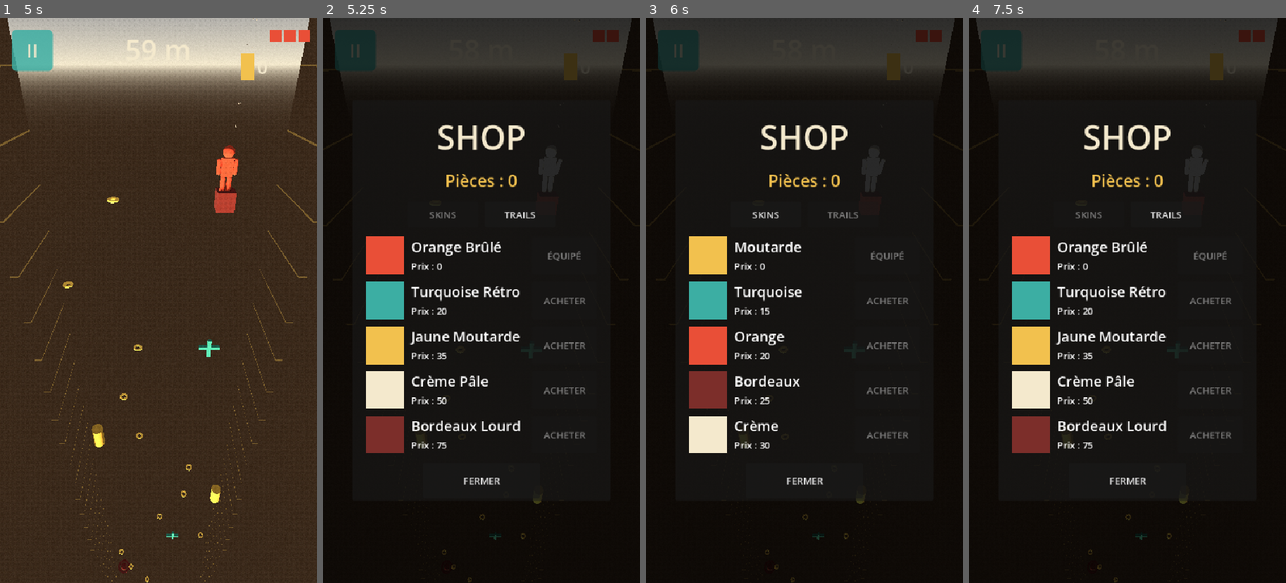
Above: before the commit, frames 1-4 (left to right).
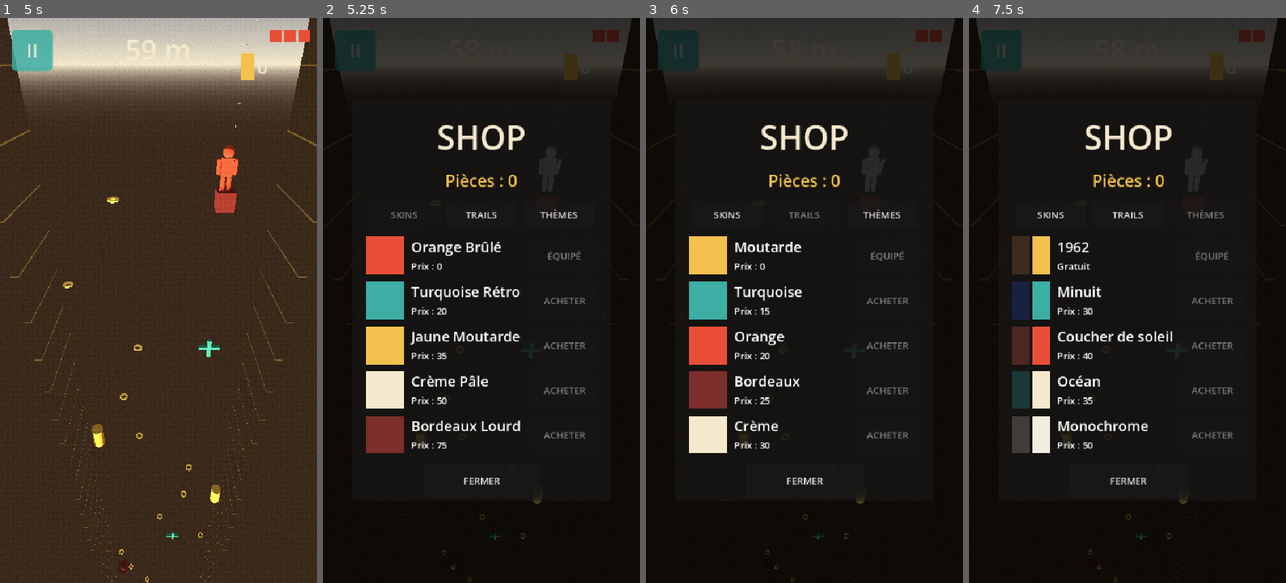
Above: after the commit, the same moments.

Repository: quvntvn/Hyperdive
Game: Godot game, scene res://scenes/game/main_game.tscn
Same seed, same stepped clock (60 frames per second), same inputs: the game is played once before the commit and once after it. This scene is started directly instead of the project's main scene.
Inputs (mouse positions are in pixels of both pictures, inside the frame that each line leads up to):
- Up to frame 1 (5 s): click "II" at 0.5 s; click "REPRENDRE" at 1.25 s; tap Enter at 2 s; move the mouse to (142, 413) at 2.02 s; hold D (move_right) 2.03-2.75 s; tap 1 at 2.1 s; click (142, 413) at 2.17 s; drag from (253, 385) to (142, 413) at 2.77 s; move the mouse to (63, 215) at 3.52 s; hold A (move_left) 3.53-4.25 s; tap 3 at 3.6 s; drag from (174, 300) to (63, 215) at 4.27 s
- Up to frame 2 (5.25 s): move the mouse to (433, 159) at 5.02 s; hold S from 5.03 s (still down); tap 2 at 5.1 s
- Up to frame 3 (6 s): release S at 5.75 s; click "TRAILS" at 5.75 s
- Up to frame 4 (7.5 s): click "SKINS" at 6.5 s; click (1203, 215) at 7.25 s, where only the run after the commit has a clickable "THÈMES"

Frame 1 is identical in both runs. In frame 2, 0.3% of the frame differs, in the area x 21-81%, y 33-36%; in frame 3, 0.4%; in frame 4, 6.7%, in the area x 13-84%, y 18-83%.

Commit message:
feat(shop): 3e onglet THÈMES dans le sélecteur de catégorie
Ajoute ThemesCatBtn dans shop_screen.tscn et gère la catégorie
"themes" dans shop_screen.gd avec _refresh_themes() : aperçu 2
pastilles (wall_color + line_color), nom, prix/Gratuit, boutons
Acheter/Équiper/Équipé. Signaux owned_themes_changed et
equipped_theme_changed connectés au refresh.

Co-Authored-By: Claude Sonnet 4.6 <noreply@anthropic.com>

Diff:
--- a/hyperdive/scenes/ui/shop_screen.tscn
+++ b/hyperdive/scenes/ui/shop_screen.tscn
@@ -59,6 +59,10 @@
 custom_minimum_size = Vector2(120.0, 44.0)
 text = "TRAILS"
 
+[node name="ThemesCatBtn" type="Button" parent="ShopPanel/Layout/CategoryButtons"]
+custom_minimum_size = Vector2(120.0, 44.0)
+text = "THÈMES"
+
 [node name="ItemList" type="VBoxContainer" parent="ShopPanel/Layout"]
 size_flags_vertical = 3
 theme_override_constants/separation = 12
--- a/hyperdive/scripts/ui/shop_screen.gd
+++ b/hyperdive/scripts/ui/shop_screen.gd
@@ -5,6 +5,7 @@
 var _item_list: VBoxContainer
 var _skins_btn: Button
 var _trails_btn: Button
+var _themes_btn: Button
 var _was_paused_before_open: bool = false
 var _current_category: String = "skins"
 
@@ -14,14 +15,18 @@
 	_item_list = $ShopPanel/Layout/ItemList
 	_skins_btn = $ShopPanel/Layout/CategoryButtons/SkinsCatBtn
 	_trails_btn = $ShopPanel/Layout/CategoryButtons/TrailsCatBtn
+	_themes_btn = $ShopPanel/Layout/CategoryButtons/ThemesCatBtn
 	Settings.coin_collected.connect(func(_n: int) -> void: refresh())
 	Settings.owned_skins_changed.connect(refresh)
 	Settings.equipped_skin_changed.connect(func(_id: String) -> void: refresh())
 	Settings.owned_trails_changed.connect(refresh)
 	Settings.equipped_trail_changed.connect(func(_id: String) -> void: refresh())
+	Settings.owned_themes_changed.connect(refresh)
+	Settings.equipped_theme_changed.connect(func(_id: String) -> void: refresh())
 	$ShopPanel/Layout/CloseButton.pressed.connect(_on_close_pressed)
 	_skins_btn.pressed.connect(_on_skins_pressed)
 	_trails_btn.pressed.connect(_on_trails_pressed)
+	_themes_btn.pressed.connect(_on_themes_pressed)
 	refresh()
 
 func _on_skins_pressed() -> void:
@@ -32,19 +37,27 @@
 func _on_trails_pressed() -> void:
 	Audio.play_ui_click()
 	_current_category = "trails"
+	refresh()
+
+func _on_themes_pressed() -> void:
+	Audio.play_ui_click()
+	_current_category = "themes"
 	refresh()
 
 func refresh() -> void:
 	_coins_label.text = "Pièces : " + str(Settings.coins_total)
 	_skins_btn.disabled = _current_category == "skins"
 	_trails_btn.disabled = _current_category == "trails"
+	_themes_btn.disabled = _current_category == "themes"
 	for child in _item_list.get_children():
 		_item_list.remove_child(child)
 		child.queue_free()
 	if _current_category == "skins":
 		_refresh_skins()
+	elif _current_category == "trails":
+		_refresh_trails()
 	else:
-		_refresh_trails()
+		_refresh_themes()
 
 func _refresh_skins() -> void:
 	for skin in Catalog.SKINS:
@@ -128,6 +141,54 @@
 		row.add_child(btn)
 		_item_list.add_child(row)
 
+func _refresh_themes() -> void:
+	for theme in Catalog.THEMES:
+		var theme_id: String = theme["id"]
+		var price: int = theme["price"]
+		var row := HBoxContainer.new()
+		row.add_theme_constant_override("separation", 12)
+		var preview_box := HBoxContainer.new()
+		preview_box.add_theme_constant_override("separation", 4)
+		var swatch_wall := ColorRect.new()
+		swatch_wall.custom_minimum_size = Vector2(30.0, 64.0)
+		swatch_wall.color = theme["wall_color"]
+		var swatch_line := ColorRect.new()
+		swatch_line.custom_minimum_size = Vector2(30.0, 64.0)
+		swatch_line.color = theme["line_color"]
+		preview_box.add_child(swatch_wall)
+		preview_box.add_child(swatch_line)
+		row.add_child(preview_box)
+		var info := VBoxContainer.new()
+		info.size_flags_horizontal = Control.SIZE_EXPAND_FILL
+		var name_label := Label.new()
+		name_label.text = theme["name"]
+		name_label.add_theme_font_size_override("font_size", 24)
+		var price_label := Label.new()
+		price_label.text = "Prix : " + str(price) if price > 0 else "Gratuit"
+		info.add_child(name_label)
+		info.add_child(price_label)
+		row.add_child(info)
+		var btn := Button.new()
+		btn.custom_minimum_size = Vector2(110.0, 48.0)
+		if theme_id == Settings.equipped_theme:
+			btn.text = "ÉQUIPÉ"
+			btn.disabled = true
+		elif theme_id in Settings.owned_themes:
+			btn.text = "ÉQUIPER"
+			btn.pressed.connect(func() -> void:
+				Audio.play_ui_click()
+				Settings.equip_theme(theme_id))
+		elif Settings.coins_total >= price:
+			btn.text = "ACHETER"
+			btn.pressed.connect(func() -> void:
+				Audio.play_ui_click()
+				Settings.buy_theme(theme_id))
+		else:
+			btn.text = "ACHETER"
+			btn.disabled = true
+		row.add_child(btn)
+		_item_list.add_child(row)
+
 func open() -> void:
 	_was_paused_before_open = get_tree().paused
 	Audio.duck_music()
